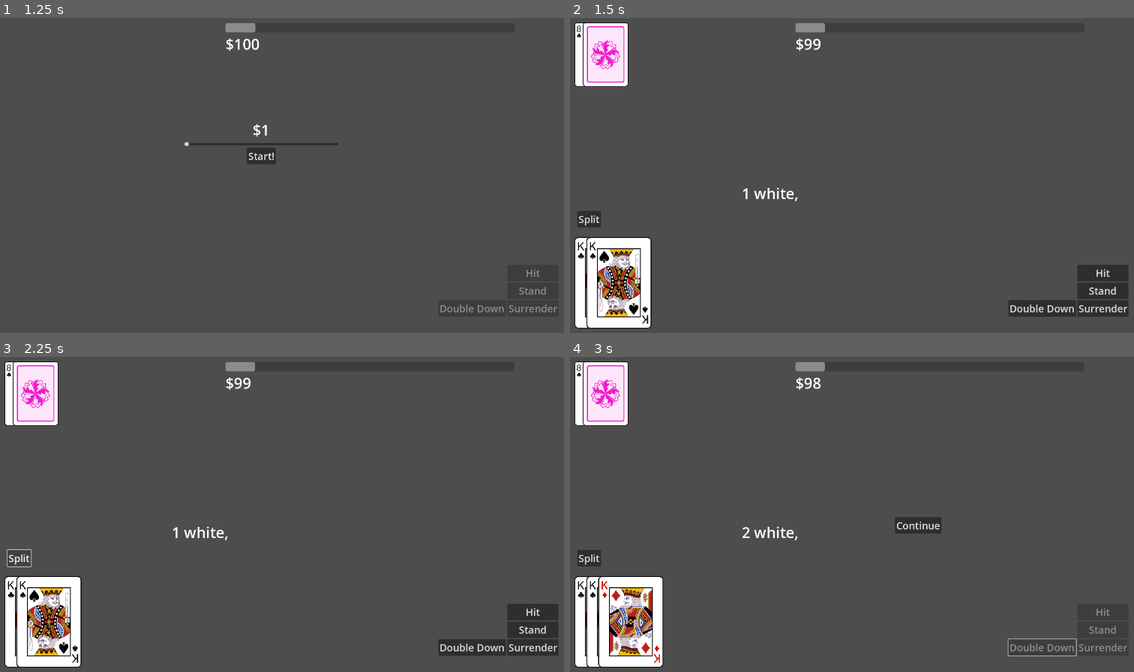
Above: before the commit, frames 1-4 (two rows, left to right).
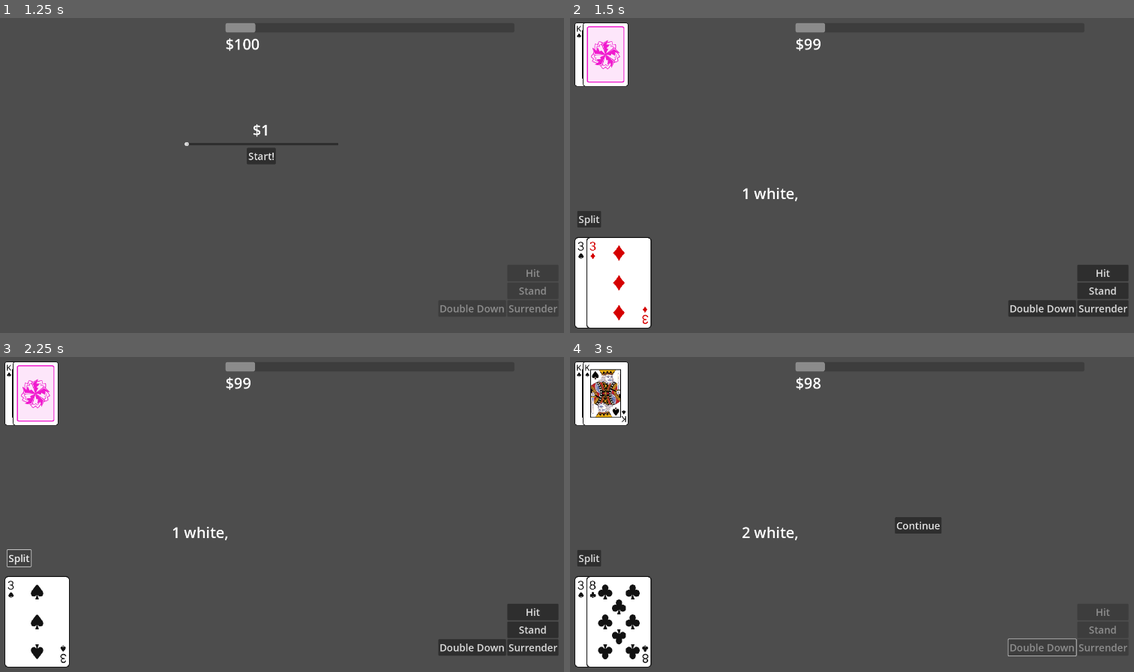
Above: after the commit, the same moments.

Repository: Tofutush/blackjack-with-sky
Game: Godot game, scene res://scenes/Start/Start.tscn
Two runs of this game, one before a commit and one after it. Both use one fixed random seed, a clock stepped at 60 frames per second and the inputs below.
Inputs:
- Up to frame 1 (1.25 s): click "Start" at 0.5 s
- Up to frame 2 (1.5 s): click "Start!" at 1.25 s
- Up to frame 3 (2.25 s): click "Split" at 2 s
- Up to frame 4 (3 s): click "Double Down" at 2.75 s

Frame 1 is identical in both runs. In frame 2, 1.5% of the frame differs, in the area x 1-14%, y 2-98%; in frame 3, 2.1%; in frame 4, 3.6%, in the area x 1-17%, y 2-99%.

Commit message:
split button press

Diff:
--- a/scenes/DeckDisplay/deck_display.gd
+++ b/scenes/DeckDisplay/deck_display.gd
@@ -19,6 +19,9 @@
 	else: sprite.showFront()
 	add_child(sprite)
 
+func removeCard(idx: int) -> void:
+	get_child(idx).queue_free()
+
 func turnLastBackCard() -> void:
 	if deck and get_child_count() != 0:
 		var child = get_child(get_child_count() - 1)
--- a/scenes/Main/Main.tscn
+++ b/scenes/Main/Main.tscn
@@ -103,13 +103,6 @@
 offset_right = 0.3199463
 offset_bottom = 0.23999023
 
-[node name="SplitChips" parent="." instance=ExtResource("7_q8kdv")]
-layout_mode = 0
-offset_left = 479.0
-offset_top = 456.0
-offset_right = 479.0
-offset_bottom = 456.0
-
 [node name="InsuranceChips" parent="." instance=ExtResource("7_q8kdv")]
 layout_mode = 0
 offset_left = 1097.0
@@ -135,5 +128,6 @@
 [connection signal="hit" from="PlayerButtons" to="." method="_on_player_hit"]
 [connection signal="stand" from="PlayerButtons" to="." method="_on_player_stand"]
 [connection signal="surrender" from="PlayerButtons" to="." method="_on_player_surrender"]
+[connection signal="pressed" from="SplitButton" to="." method="_on_split_button_pressed"]
 [connection signal="pressed" from="ContinueButton" to="." method="_on_continue_button_pressed"]
 [connection signal="pressed" from="InsuranceButton" to="." method="_on_insurance_button_pressed"]
--- a/scenes/Main/main.gd
+++ b/scenes/Main/main.gd
@@ -3,7 +3,7 @@
 var mainDeck: Deck
 var dealerHand: Deck
 var playerHands: Array[Deck]
-var playerIdx: int
+var playerIdx: int # what hand is the player on, for splitting
 
 var bet: int
 var insuranceBet: int
@@ -17,7 +17,6 @@
 	$InsuranceButton.hide()
 	$SplitButton.hide()
 	$MainChips.hide()
-	$SplitChips.hide()
 	$InsuranceChips.hide()
 	$Bet.startBetting(GameManager.money, "bet")
 	$PlayerButtons.disableButtons()
@@ -63,8 +62,10 @@
 	dealerHand.linkDisplay($DealerDeckDisplay)
 
 	# deal initial cards
-	playerHands[0].addCard(mainDeck.drawRandom())
-	playerHands[0].addCard(mainDeck.drawRandom())
+	#playerHands[0].addCard(mainDeck.drawRandom())
+	#playerHands[0].addCard(mainDeck.drawRandom())
+	playerHands[0].addCard(mainDeck.drawRigged('3'))
+	playerHands[0].addCard(mainDeck.drawRigged('3'))
 	dealerHand.addCard(mainDeck.drawRandom())
 	dealerHand.addCard(mainDeck.drawRandom(), true)
 	#dealerHand.addCard(mainDeck.drawRigged('A'))
@@ -81,6 +82,9 @@
 	if playerHands[0].isSplittable():
 		print('splittable')
 		$SplitButton.show()
+		if GameManager.money < bet:
+			$SplitButton.disabled = true
+			$SplitButton.tooltip_text = "Not enough money."
 
 	# check insurance
 	if dealerHand.getCard(0).rank == 'A':
@@ -96,6 +100,9 @@
 	$PlayerButtons.enableButtons()
 
 	return
+
+func _on_split_button_pressed() -> void:
+	playerHands.append(playerHands[playerIdx].split())
 
 func _on_insurance_button_pressed() -> void:
 	insuring = true
--- a/scripts/deck.gd
+++ b/scripts/deck.gd
@@ -40,8 +40,7 @@
 
 func addCard(card: Card, back = false) -> Deck:
 	deck.append(card)
-	if display:
-		display.addCard(card, back)
+	if display: display.addCard(card, back)
 	return self
 
 func getValue() -> Dictionary:
@@ -143,3 +142,11 @@
 func isSplittable() -> bool:
 	if !deck.size() == 2: return false
 	return deck[0].compareRank(deck[1])
+
+# player - split
+
+func split() -> Deck:
+	if !deck.size() == 2: push_error('you can only split on 2-card decks')
+	if display:
+		display.removeCard(1)
+	return Deck.new([deck.pop_back()])
